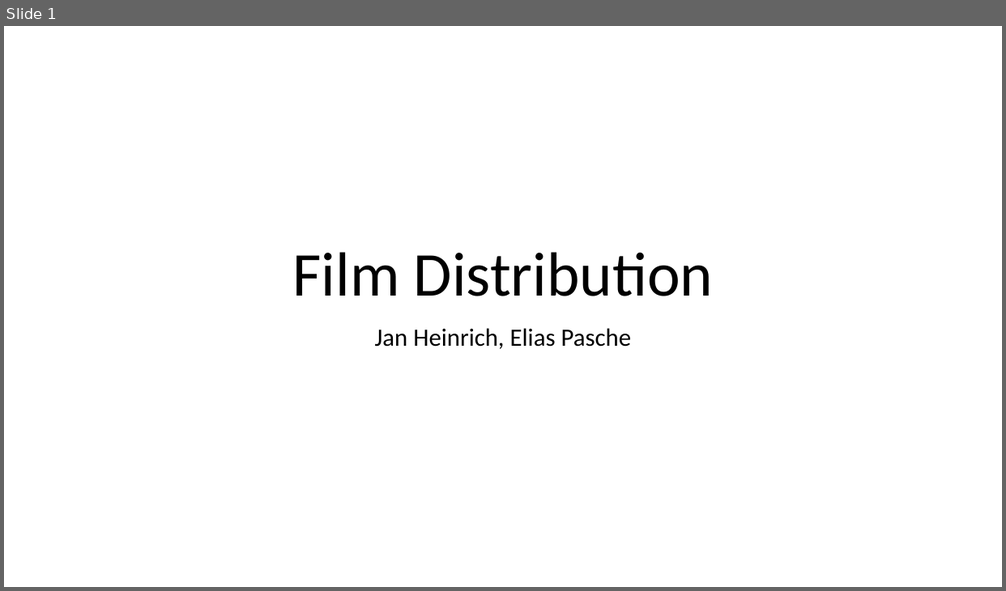
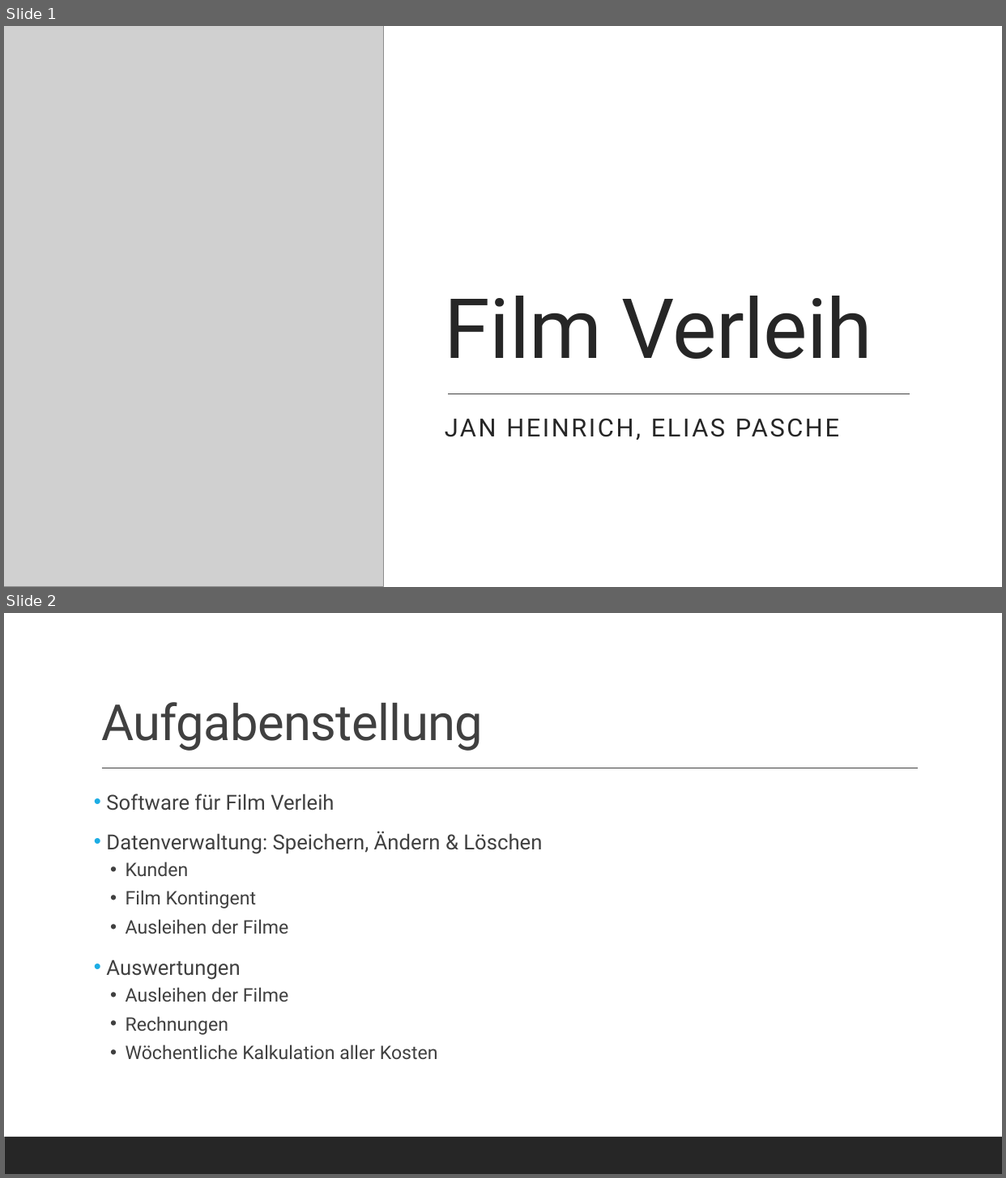
Before and after one commit to eliaspasche/film_distribution, a slide deck: doc/presentation.pptx. Shown one above the other, each under a label of ours: slide 1 before the commit, slides 1 and 2 after it. The pictures are 1006x591 and 1006x1178 pixels, drawn with LibreOffice and Linux fonts; fonts in the diff are those of the drawing; grey boxes stand for pictures. Boxes give left, top, right and bottom in pixels: in the first picture for what was removed or moved away, otherwise in the second. Text is boxed around its words. In the diff, an @@ line names an element or a change of style, - is before the commit and + after.

```diff
--- a/doc/presentation.pptx
+++ b/doc/presentation.pptx
@@ slide 2 added at [4,613,1002,1174], background #FFFFFF; not listed: 1 template element that a slide beside it also shows @@
@@ title added at [101,702,483,751], 48 pt, text #404040 @@
+Aufgabenstellung
@@ line added from (102, 769) to (918, 769), #404040 1 pt @@
@@ text added at [106,794,542,1059], 18 pt, text #404040 @@
+• Software für Film Verleih
+• Datenverwaltung: Speichern, Ändern & Löschen
+  • Kunden
+  • Film Kontingent
+  • Ausleihen der Filme
+• Auswertungen
+  • Ausleihen der Filme
+  • Rechnungen
+  • Wöchentliche Kalkulation aller Kosten
@@ slide 1 changed as well @@
@@ rectangle added at [4,26,1002,587], fill #FFFFFF @@
@@ picture added at [4,26,384,587] @@
@@ title at [445,296,872,359]: text changed; size 60 to 80 pt; font Calibri to Roboto; text colour #000000 to #262626 @@
-Film Distribution
+Film Verleih
@@ line added from (449, 395) to (910, 395), #404040 1 pt @@
@@ subtitle at [445,419,839,440]: text changed; font Calibri to Roboto; text colour #000000 to #262626 @@
-Jan Heinrich, Elias Pasche
+JAN HEINRICH, ELIAS PASCHE
@@ rectangle added at [4,550,1002,587], fill #262626 @@
```
Also in this commit, not shown: 12 other slides added.
